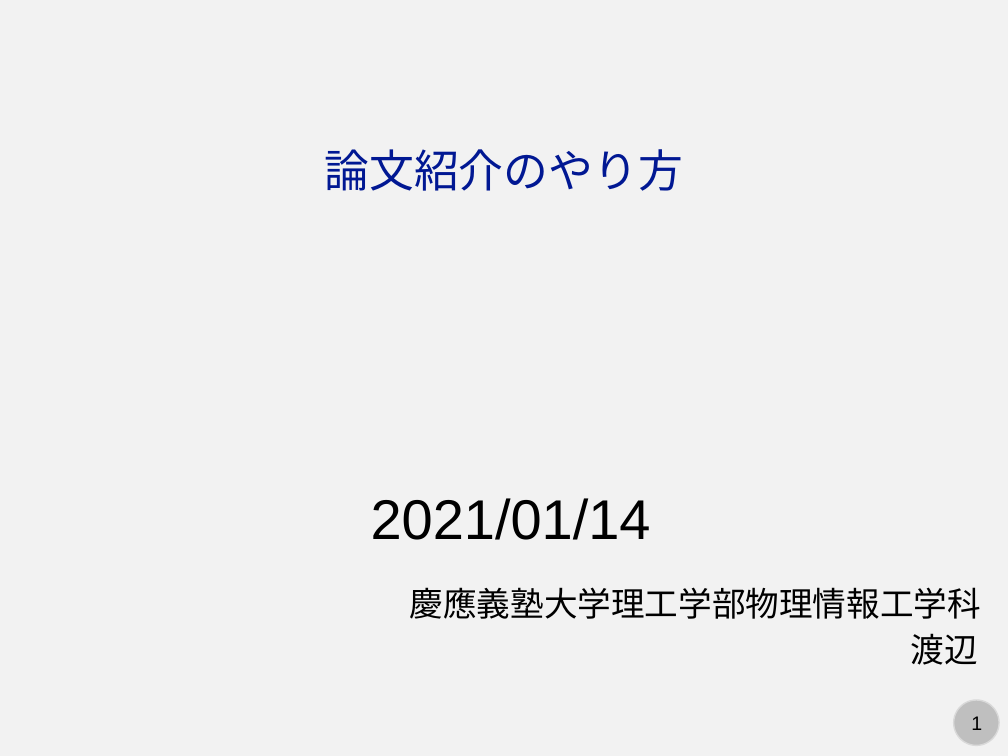
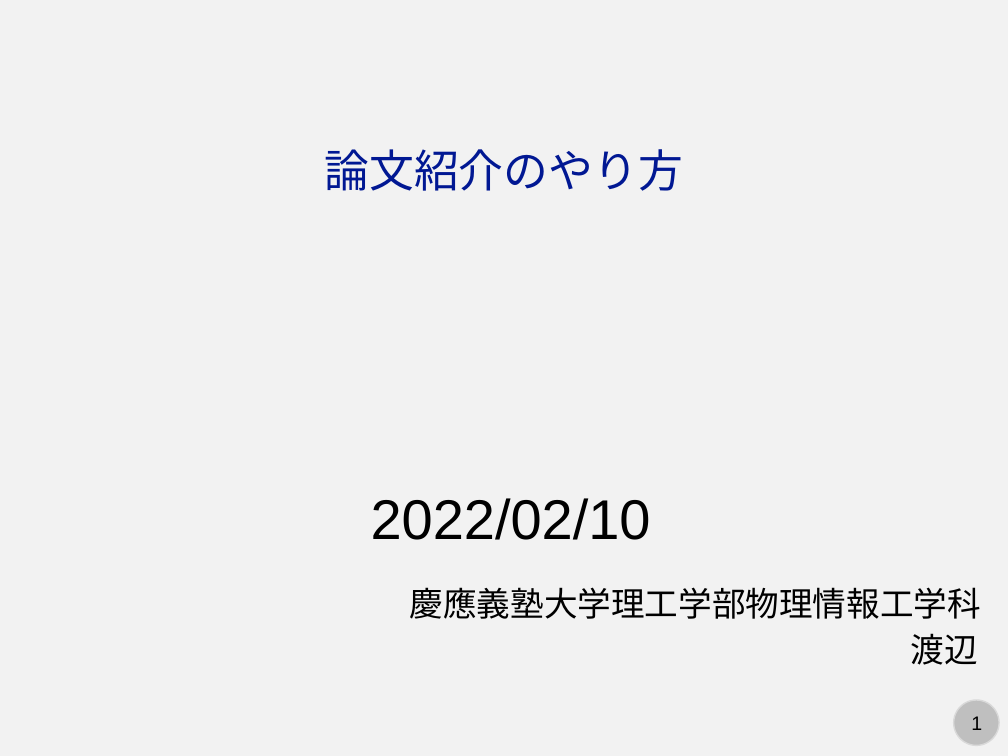
Before and after one commit to kaityo256/lab_startup, a slide deck: slide 1 of howtoreview/howtoreview.pptx. Drawn at 1008x756 pixels with LibreOffice and Linux fonts; fonts in the diff are those of the drawing. Boxes give left, top, right and bottom in pixels: in the first picture for what was removed or moved away, otherwise in the second. Text is boxed around its words. In the diff, an @@ line names an element or a change of style, - is before the commit and + after.

Commit message:
updates

```diff
--- a/howtoreview/howtoreview.pptx
+++ b/howtoreview/howtoreview.pptx
@@ text at (371,498,651,540): text changed @@
-2021/01/14
+2022/02/10
```
